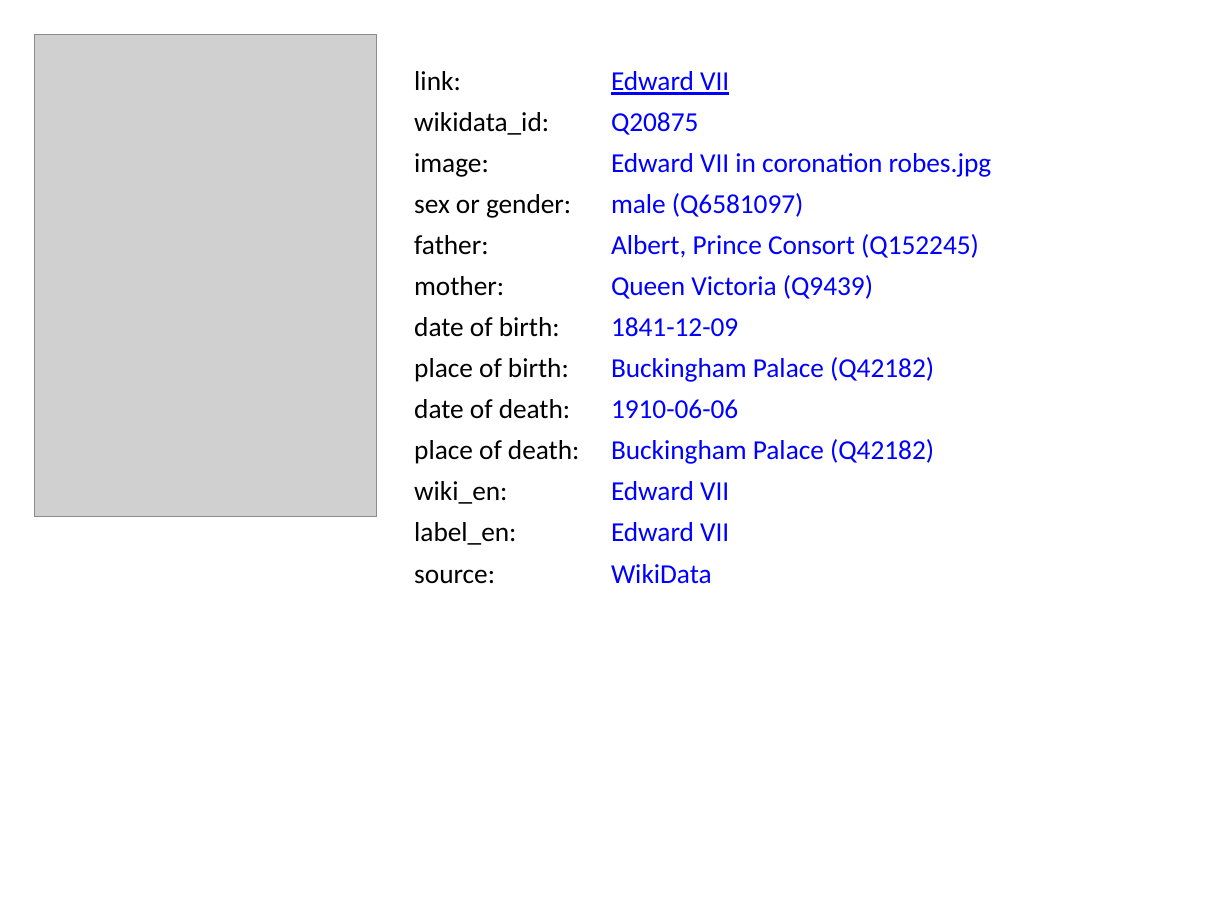
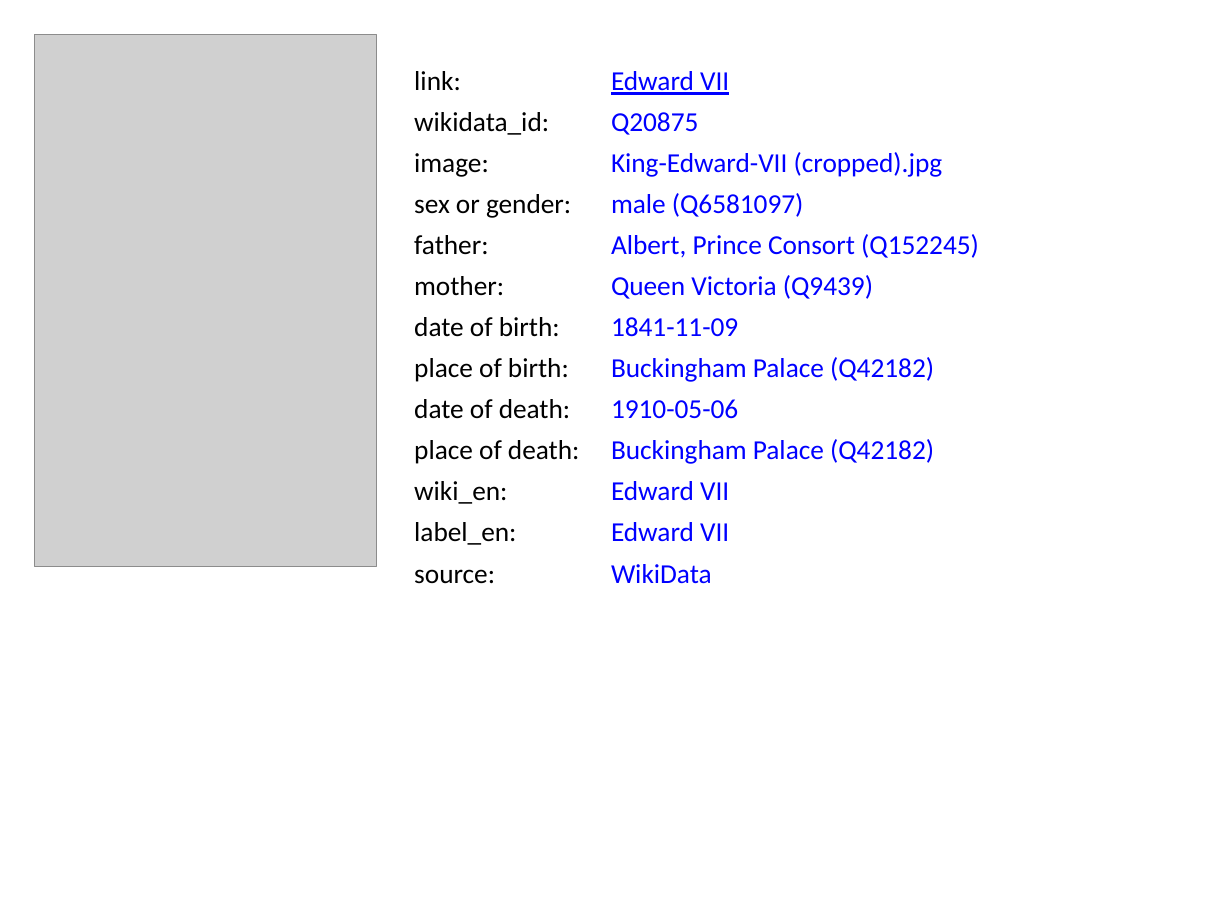
Before and after one commit to BITPlan/com.bitplan.simplegraph, a slide deck: slide 3 of simplegraph-powerpoint/QueenVictoria.pptx. Drawn at 1232x924 pixels with LibreOffice and Linux fonts; fonts in the diff are those of the drawing; grey boxes stand for pictures. Boxes give left, top, right and bottom in pixels: in the first picture for what was removed or moved away, otherwise in the second. Text is boxed around its words. In the diff, an @@ line names an element or a change of style, - is before the commit and + after.

```diff
--- a/simplegraph-powerpoint/QueenVictoria.pptx
+++ b/simplegraph-powerpoint/QueenVictoria.pptx
@@ picture resized from (x1=34, y1=34, x2=377, y2=517) to (x1=34, y1=34, x2=377, y2=567) @@
@@ text at (x1=611, y1=152, x2=943, y2=177): text changed @@
-Edward VII in coronation robes.jpg
+King-Edward-VII (cropped).jpg
@@ text at (x1=611, y1=317, x2=738, y2=337): text changed @@
-1841-12-09
+1841-11-09
@@ text at (x1=611, y1=399, x2=738, y2=419): text changed @@
-1910-06-06
+1910-05-06
```
Also in this commit, not shown: 9 other slides changed, 7 other files.
